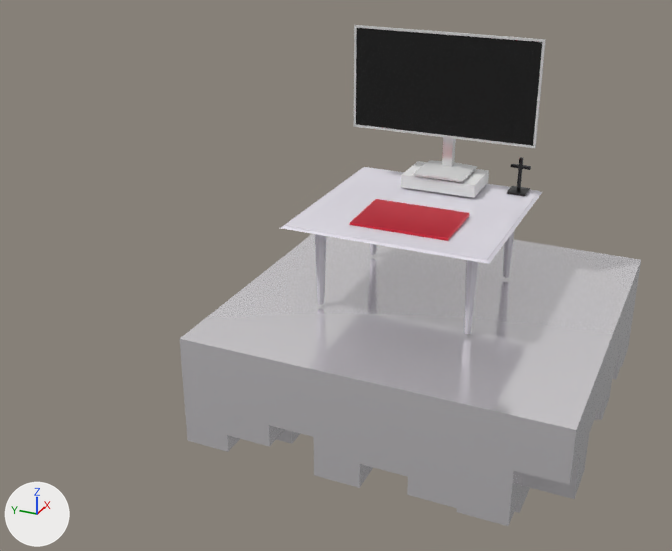
A saved change to the Blender file static/pc.blend.
Before and after are seen from a 50 mm camera at (-51.9, -17.3, 20.6) aimed at (-3.2, 4.6, -3.7). Arrows for +X, +Y and +Z are at lower left; the lights stay in place.

The scene before the commit, as lines of its bpy script (objects in view):
```python
me_cube_004 = bpy.data.meshes.new('Cube.004')
me_cube_004.from_pydata(...)  # a box spanning x -1.0..6.83, y -1.0..10.88, z -1.0..1.0
me_cylinder_002 = bpy.data.meshes.new('Cylinder.002')
me_cylinder_002.from_pydata(...)  # a 7-sided cut cone along z (radius 0.22 at the low end, 0.4 at the high end) spanning x -0.39..0.39, y -0.36..0.4, z -4.49..1.0
me_cylinder_002.materials.append(mat_material)  # white #e8e4ee
me_plane_003 = bpy.data.meshes.new('Plane.003')
me_plane_003.from_pydata(...)  # 29 vertices, 25 faces; spans x -2.0..0.37, y -1.0..7.73, z -0.02..1.43
me_plane_003.materials.append(mat_material_003)  # red #e72d42
ob_bottombox = bpy.data.objects.new('bottombox', me_cube_004)
ob_bottombox.location = (3.35, -1.85, 0.89)
ob_bottombox.scale = (0.419, 0.419, 0.419)
ob_laptop = bpy.data.objects.new('laptop', me_plane_003)
ob_laptop.location = (-1.3, 0.15, 0.44)
ob_laptop.rotation_euler = (0.0, -0.0318, 0.0)  # degrees (0, -1.8, 0)
ob_laptop.scale = (3.06, 3.06, 3.06)
ob_legs = bpy.data.objects.new('legs', me_cylinder_002)
ob_legs.location = (-4.19, -4.36, -0.84)
_m = ob_legs.modifiers.new('Array', 'ARRAY')
_m.relative_offset_displace = (11.2, 0.0, 0.0)
_m = ob_legs.modifiers.new('Array.001', 'ARRAY')
_m.relative_offset_displace = (0.0, 12.6, 0.0)
# also in view: 'screen' at (4.4, 0.5, 7.2); 'ground' at (0.1, -0.6, -9.7); 'base' at (4.5, 0.2, 1.6); 'tabletop' at (-5.3, 0.5, -0.8)
```
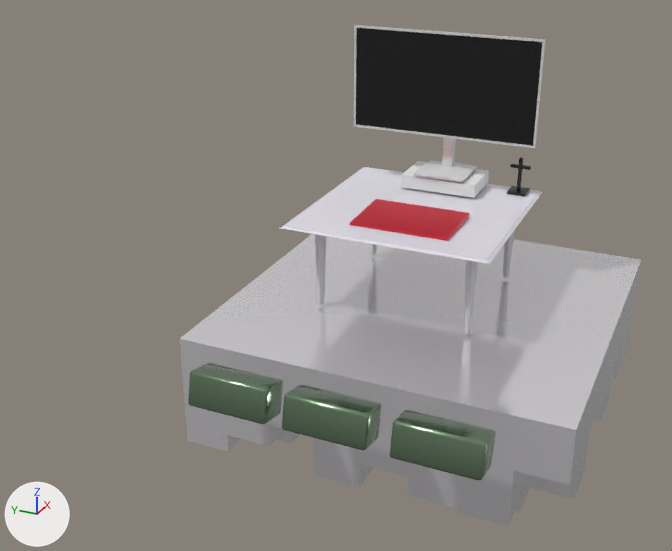
Commit message: three buttons and stuff

What differs and where, as boxes (x1, y1, x2, y2) in the pictures (672 x 551 px):
'Cube.002', added (green)
    after: (390, 410, 495, 480)
'Cube.001', added
    after: (282, 385, 381, 450)
'Cube', added (green)
    after: (188, 363, 283, 424)

The change, as a list of edits to the scene's bpy script:
```text
Add mat_material_006:
    mat_material_006 = principled_material('Material.006')
    mat_material_006.base_color = (0.247, 0.37, 0.237)  # green #88a486
    mat_material_006.metallic = 0.963
    mat_material_006.roughness = 0.173
Add me_cube_002:
    me_cube_002.from_pydata(...)  # 56 vertices, 54 faces; spans x -1.0..1.0, y -3.74..1.0, z -1.0..1.0
    me_cube_002.polygons.foreach_set('use_smooth', [True] * 54)
    me_cube_002.materials.append(mat_material_006)  # green #88a486
Add ob_cube_002:
    ob_cube_002 = bpy.data.objects.new('Cube.002', me_cube_002)
    ob_cube_002.location = (-14.71, -4.93, -6.02)
    ob_cube_002.rotation_euler = (0.0, 0.213, 0.0)  # degrees (0, 12, 0)
Add ob_cube_001:
    ob_cube_001 = bpy.data.objects.new('Cube.001', me_cube_002)
    ob_cube_001.location = (-14.71, 1.07, -6.02)
    ob_cube_001.rotation_euler = (0.0, 0.213, 0.0)  # degrees (0, 12, 0)
Add ob_cube:
    ob_cube = bpy.data.objects.new('Cube', me_cube_002)
    ob_cube.location = (-14.71, 6.77, -6.02)
    ob_cube.rotation_euler = (0.0, 0.213, 0.0)  # degrees (0, 12, 0)
```
